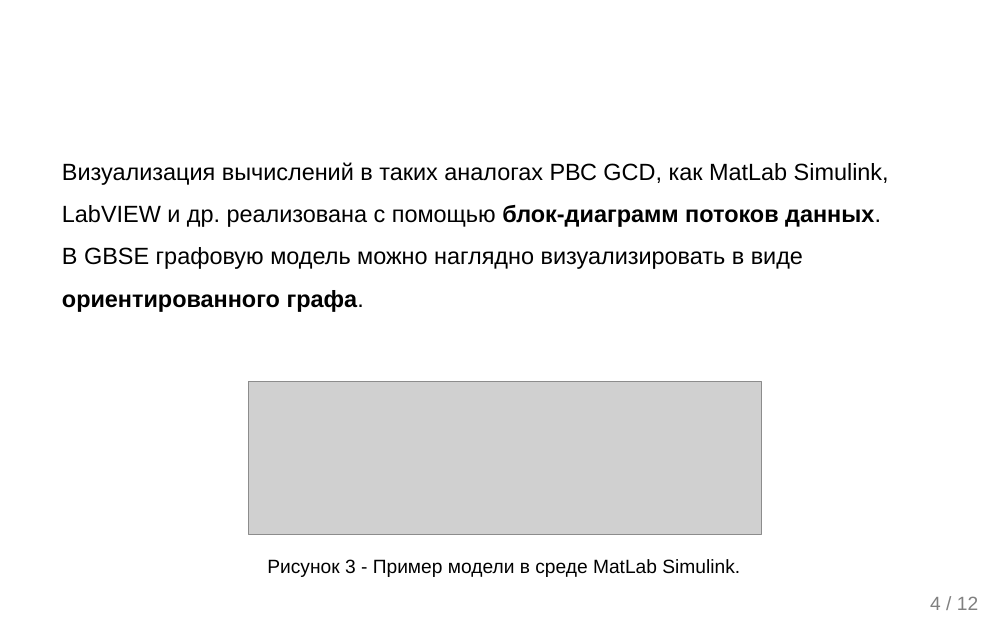
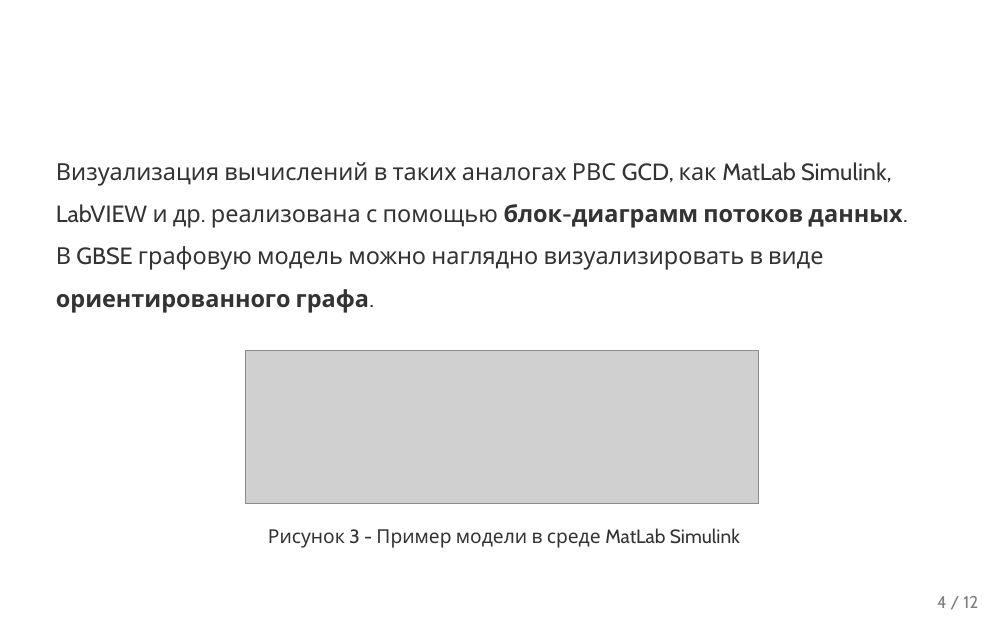
Before and after one commit to ITesserakt/Kodept, a slide deck: slide 5 of 04 - ВКРы/2019-2020 - Бизнес-логика в САПР на основе ГПИ/03 - Презентация/buisnes-logic_on_GBSE.pptx. Drawn at 1008x635 pixels with LibreOffice and Linux fonts; fonts in the diff are those of the drawing; grey boxes stand for pictures; background and template pictures are left out. Boxes give left, top, right and bottom in pixels: in the first picture for what was removed or moved away, otherwise in the second. Text is boxed around its words. In the diff, an @@ line names an element or a change of style, - is before the commit and + after.

```diff
--- a/04 - ВКРы/2019-2020 - Бизнес-логика в САПР на основе ГПИ/03 - Презентация/buisnes-logic_on_GBSE.pptx
+++ b/04 - ВКРы/2019-2020 - Бизнес-логика в САПР на основе ГПИ/03 - Презентация/buisnes-logic_on_GBSE.pptx
@@ text "Визуализация вычислений в таких аналогах ..." at bbox=[56, 162, 907, 313]: font Arial to Cabin, text colour #000000 to #333333 @@
@@ picture: place and size @@
-picture at bbox=[248, 381, 761, 534]
+picture at bbox=[245, 350, 758, 503]
@@ text at bbox=[268, 528, 740, 548]: text changed; font Arial to Cabin; text colour #000000 to #333333 @@
-Рисунок 3 - Пример модели в среде MatLab Simulink.
+Рисунок 3 - Пример модели в среде MatLab Simulink
@@ text "4 / 12" at bbox=[937, 596, 978, 608]: size 18 to 16 pt, font Arial to Cabin @@
```
Also in this commit, not shown: 12 other slides changed.
